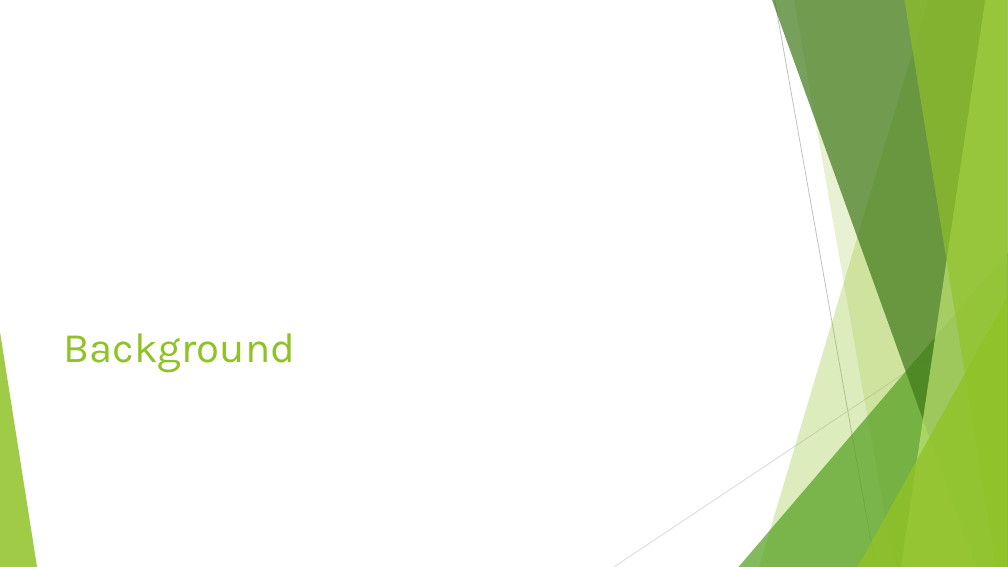
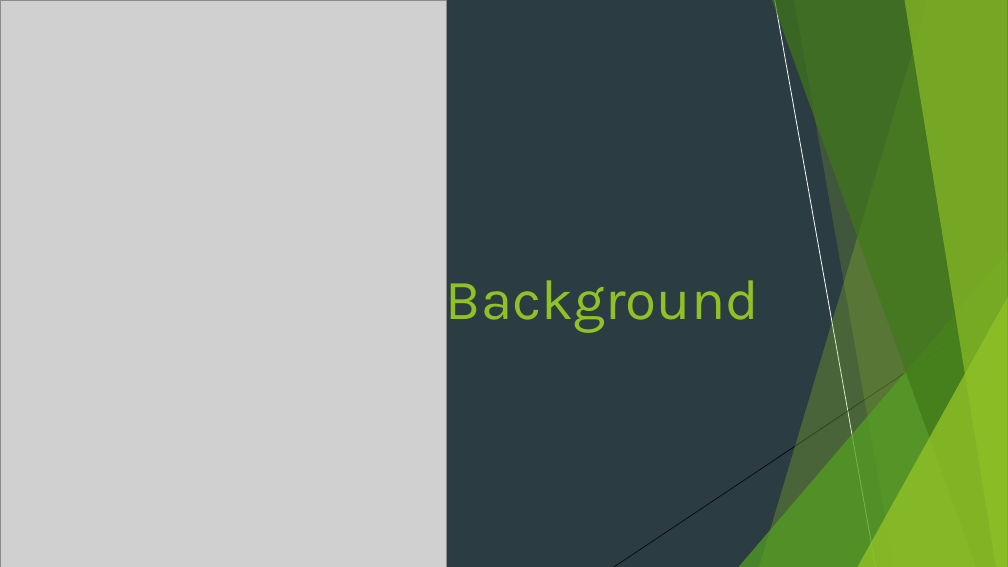
Before and after one commit to ddaniel2024/Project-3, a slide deck: slide 2 of powerpoint.pptx. Drawn at 1008x567 pixels with LibreOffice and Linux fonts; fonts in the diff are those of the drawing; grey boxes stand for pictures. Boxes give left, top, right and bottom in pixels: in the first picture for what was removed or moved away, otherwise in the second. Text is boxed around its words. In the diff, an @@ line names an element or a change of style, - is before the commit and + after.

Commit message:
adding presentation, adding about html, minor formatting changes;

```diff
--- a/powerpoint.pptx
+++ b/powerpoint.pptx
@@ background #FFFFFF to #2C3C43 @@
@@ group added at (x1=0, y1=0, x2=1008, y2=567): 5 freeform shapes, 3 triangles, 2 lines @@
@@ rectangle added at (x1=0, y1=0, x2=1008, y2=567), fill #2C3C43 @@
@@ group added at (x1=0, y1=0, x2=1008, y2=567): 4 freeform shapes, 3 triangles, 2 lines @@
@@ picture added at (x1=0, y1=0, x2=446, y2=567) @@
@@ line removed from (775, 0) to (876, 567) @@
@@ title "Background" moved from (x1=64, y1=333, x2=296, y2=373) to (x1=446, y1=268, x2=759, y2=333) @@
@@ title "Background" at (x1=446, y1=268, x2=759, y2=333): size 40 to 54 pt; alignment left to right @@
@@ line removed from (1008, 305) to (614, 567) @@
```
Also in this commit, not shown: 7 other slides changed, 28 slides added, 15 slides removed, 7 other files.
